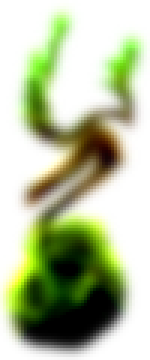
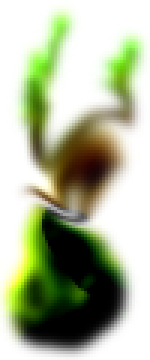
Layers edited between the first and the second 150 x 360 image:
painted on "Background" over [12, 102, 135, 312]
